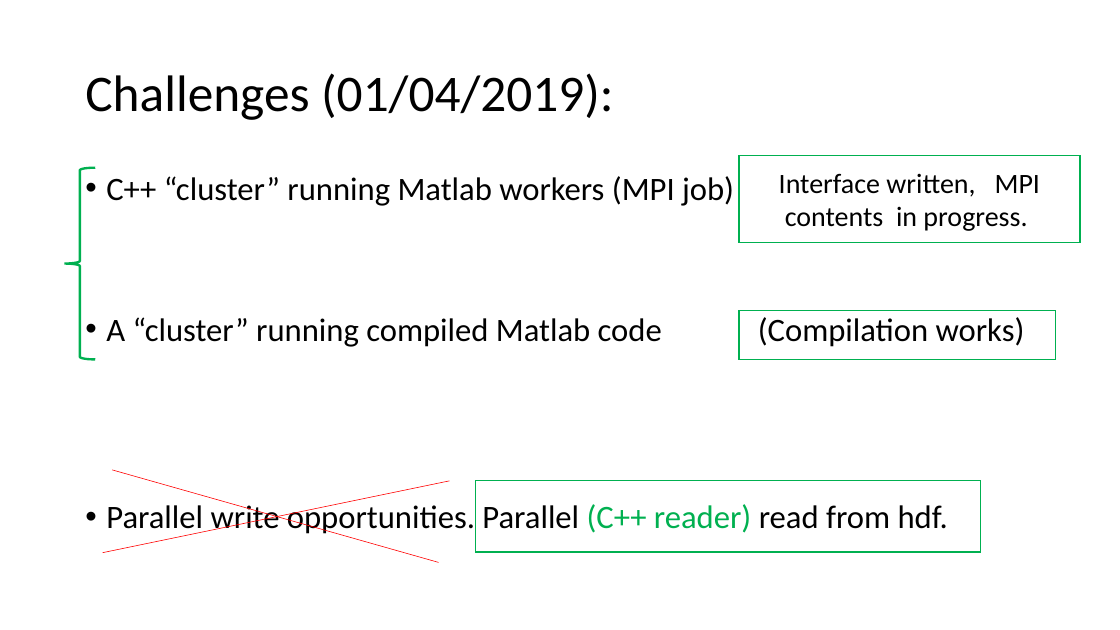
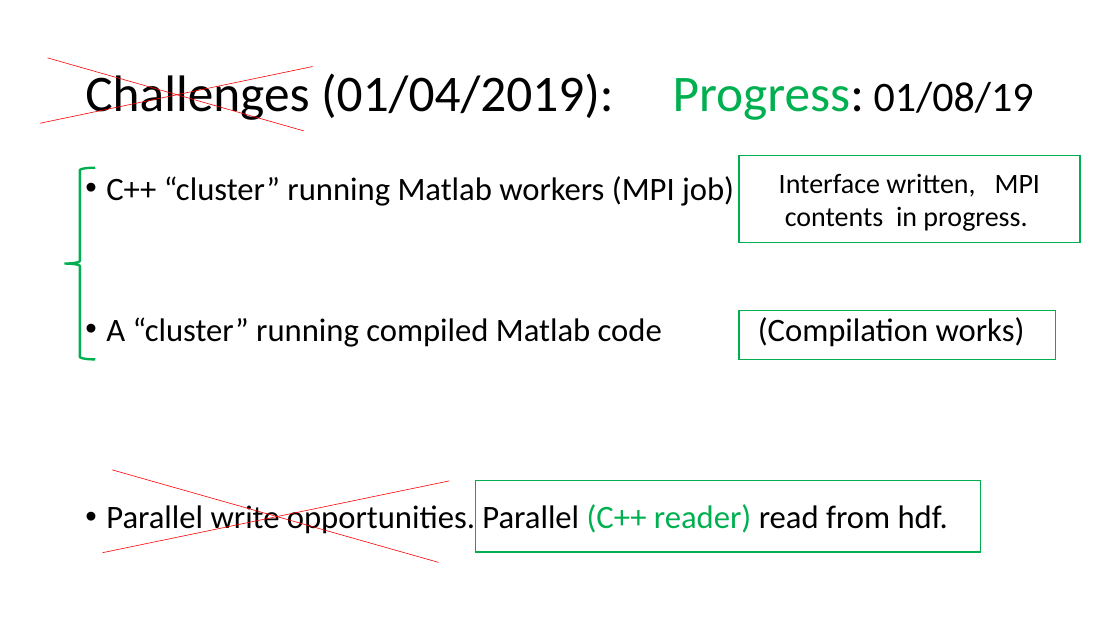
Before and after one commit to pace-neutrons/Herbert, a slide deck: slide 4 of documentation/Parallel Horace design.pptx. Drawn at 1120x630 pixels with LibreOffice and Linux fonts; fonts in the diff are those of the drawing. Boxes give left, top, right and bottom in pixels: in the first picture for what was removed or moved away, otherwise in the second. Text is boxed around its words. In the diff, an @@ line names an element or a change of style, - is before the commit and + after.

```diff
--- a/documentation/Parallel Horace design.pptx
+++ b/documentation/Parallel Horace design.pptx
@@ line added from (48, 58) to (304, 131), #FF0000 0.5 pt @@
@@ line added from (39, 124) to (313, 66), #FF0000 0.5 pt @@
@@ title at (85, 68, 1034, 123): text changed @@
-Challenges (01/04/2019):
+Challenges (01/04/2019): Progress: 01/08/19
```
Also in this commit, not shown: 1 slide added.
